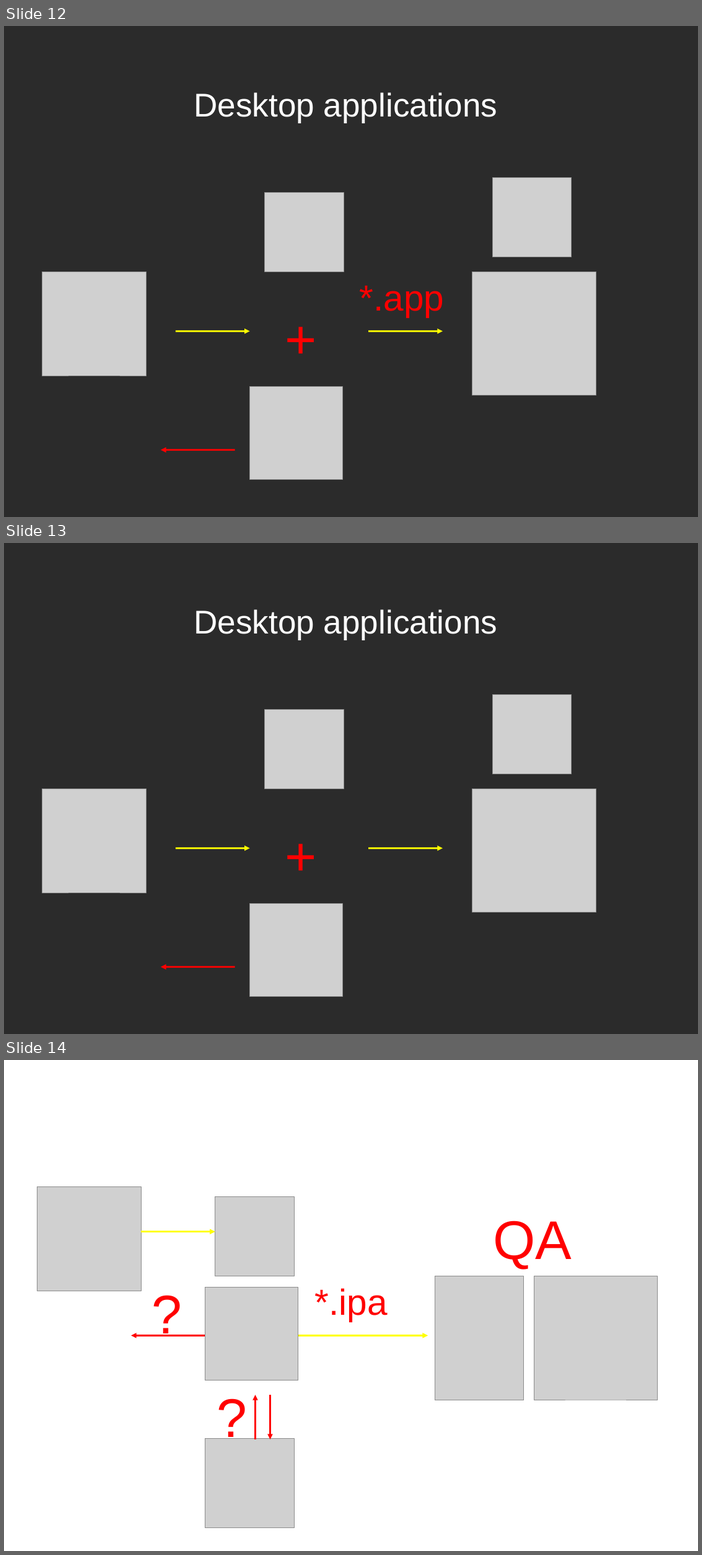
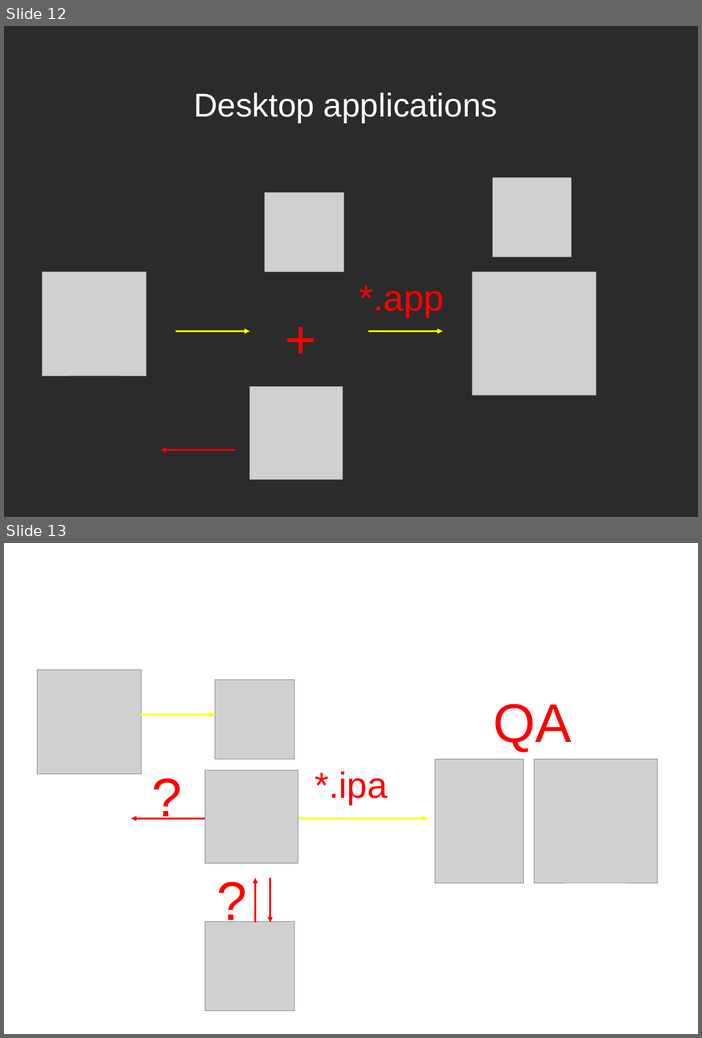
Before and after one commit to dodikk/iOS-articles, a slide deck: 3-iContiniousIntegration/ciPresentation.odp. Shown one above the other, each under a label of ours: slides 12, 13 and 14 before the commit, slides 12 and 13 after it. The pictures are 702x1555 and 702x1038 pixels, drawn with LibreOffice and Linux fonts; fonts in the diff are those of the drawing; grey boxes stand for pictures; background and template pictures are left out; a plain dark background stands for a picture behind light text. Boxes give left, top, right and bottom in pixels: in the first picture for what was removed or moved away, otherwise in the second. Text is boxed around its words. In the diff, an @@ line names an element or a change of style, - is before the commit and + after.

```diff
--- a/3-iContiniousIntegration/ciPresentation.odp
+++ b/3-iContiniousIntegration/ciPresentation.odp
@@ slide 13 removed at <box>4,543,698,1034</box>, background picture (left out) @@
@@ title removed at <box>194,609,498,640</box> @@
-Desktop applications
@@ picture removed at <box>265,710,344,789</box> @@
@@ picture removed at <box>493,695,572,774</box> @@
@@ picture removed at <box>42,789,146,893</box> @@
@@ picture removed at <box>473,789,596,913</box> @@
@@ text removed at <box>280,819,324,893</box> @@
-+
@@ arrow removed from (176, 848) to (250, 848) @@
@@ arrow removed from (369, 848) to (443, 848) @@
@@ picture removed at <box>250,904,343,997</box> @@
@@ arrow removed from (235, 967) to (161, 967) @@
@@ what was slide 14 is now slide 13 @@
```
Also in this commit, not shown: 6 slides changed, 1 other slide removed, 1 other file.
